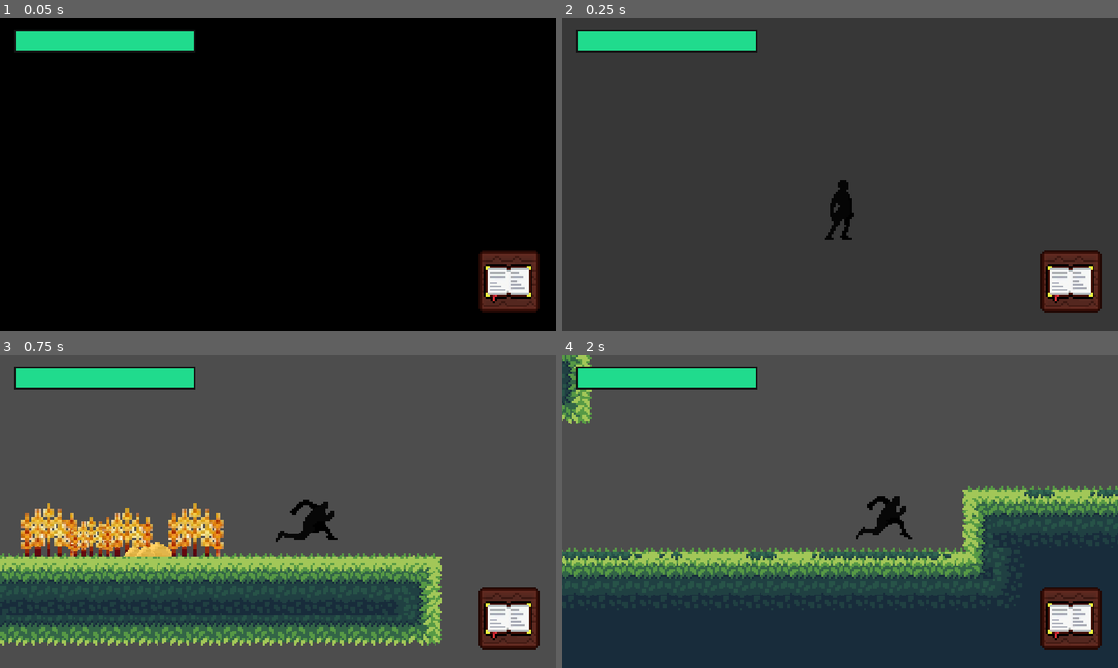
Above: before the commit, frames 1-4 (two rows, left to right).
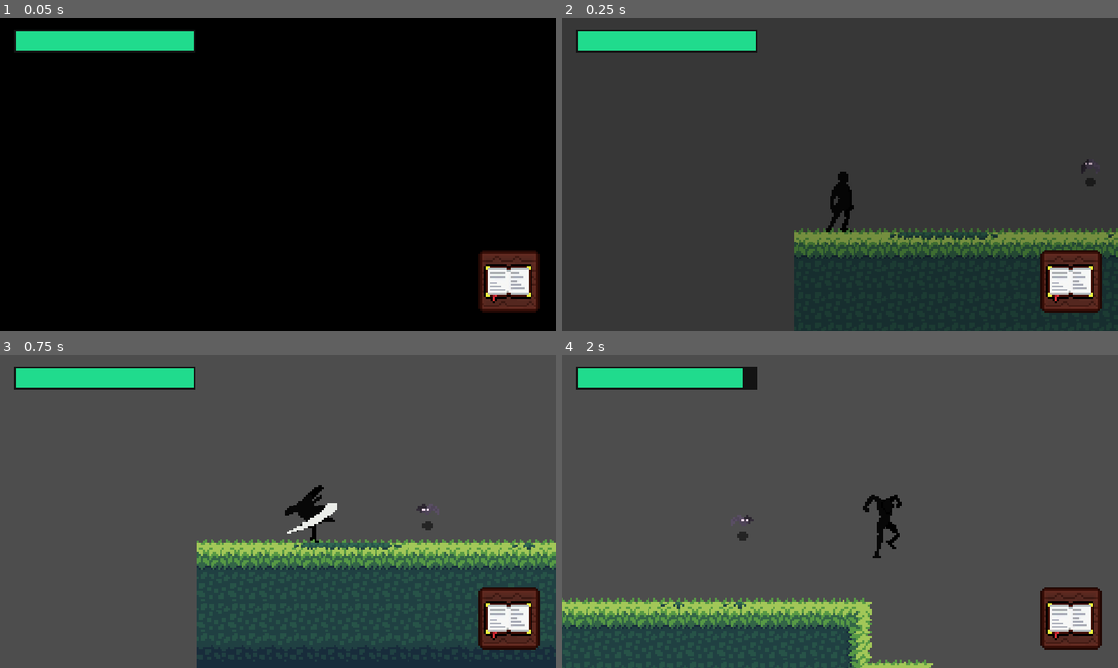
Above: after the commit, the same moments.

Repository: youswiftlmao/sillouette-chef
Game: Godot game, scene res://scenes/game.tscn
Two runs of this game, one before a commit and one after it. Both use one fixed random seed, a clock stepped at 60 frames per second and the inputs below.
Inputs:
- Up to frame 1 (0.05 s): no input
- Up to frame 2 (0.25 s): no input
- Up to frame 3 (0.75 s): tap Enter at 0.5 s; hold D (right) from 0.53 s (still down); tap E (attack, bound only after the commit) at 0.6 s
- Up to frame 4 (2 s): keep holding D (right); tap W (jump) at 0.77, 1.52 s; tap E (attack, bound only after the commit) at 1.35 s

Frame 1 is identical in both runs. In frame 2, 15% of the frame differs, in the area x 41-100%, y 45-100%; in frame 3, 32%; in frame 4, 38%, in the area x 0-100%, y 0-100%.

Commit message:
finished combat system added 1 basic enemie implement multiple attack animations will soon start damgaged and dead aniamtions

Diff:
--- a/project.godot
+++ b/project.godot
@@ -18,6 +18,7 @@
 [autoload]
 
 Transition="*uid://dl1h7fvseytw0"
+Gobal="*uid://dvm78pod3dnj8"
 
 [display]
 
@@ -32,6 +33,7 @@
 jump={
 "deadzone": 0.2,
 "events": [Object(InputEventKey,"resource_local_to_scene":false,"resource_name":"","device":-1,"window_id":0,"alt_press …(192 unchanged characters)…
+, Object(InputEventKey,"resource_local_to_scene":false,"resource_name":"","device":-1,"window_id":0,"alt_pressed":false,"shift_pressed":false,"ctrl_pressed":false,"meta_pressed":false,"pressed":false,"keycode":0,"physical_keycode":32,"key_label":0,"unicode":32,"location":0,"echo":false,"script":null)
 ]
 }
 left={
@@ -42,6 +44,17 @@
 right={
 "deadzone": 0.2,
 "events": [Object(InputEventKey,"resource_local_to_scene":false,"resource_name":"","device":-1,"window_id":0,"alt_press …(192 unchanged characters)…
+]
+}
+test={
+"deadzone": 0.2,
+"events": [Object(InputEventKey,"resource_local_to_scene":false,"resource_name":"","device":-1,"window_id":0,"alt_pressed":false,"shift_pressed":false,"ctrl_pressed":false,"meta_pressed":false,"pressed":false,"keycode":0,"physical_keycode":88,"key_label":0,"unicode":120,"location":0,"echo":false,"script":null)
+]
+}
+attack={
+"deadzone": 0.2,
+"events": [Object(InputEventKey,"resource_local_to_scene":false,"resource_name":"","device":-1,"window_id":0,"alt_pressed":false,"shift_pressed":false,"ctrl_pressed":false,"meta_pressed":false,"pressed":false,"keycode":0,"physical_keycode":69,"key_label":0,"unicode":101,"location":0,"echo":false,"script":null)
+, Object(InputEventMouseButton,"resource_local_to_scene":false,"resource_name":"","device":-1,"window_id":0,"alt_pressed":false,"shift_pressed":false,"ctrl_pressed":false,"meta_pressed":false,"button_mask":0,"position":Vector2(0, 0),"global_position":Vector2(0, 0),"factor":1.0,"button_index":2,"canceled":false,"pressed":false,"double_click":false,"script":null)
 ]
 }
 
--- a/scenes/bat.tscn
+++ b/scenes/bat.tscn
@@ -160,5 +160,11 @@
 scale = Vector2(1.3124406, 1.3124406)
 shape = SubResource("CircleShape2D_48wkk")
 
+[node name="takedamage cd" type="Timer" parent="." unique_id=1218894]
+wait_time = 0.6
+
 [connection signal="body_entered" from="detection area" to="." method="_on_detection_area_body_entered"]
 [connection signal="body_exited" from="detection area" to="." method="_on_detection_area_body_exited"]
+[connection signal="body_entered" from="bathitbox" to="." method="_on_bathitbox_body_entered"]
+[connection signal="body_exited" from="bathitbox" to="." method="_on_bathitbox_body_exited"]
+[connection signal="timeout" from="takedamage cd" to="." method="_on_takedamage_cd_timeout"]
--- a/scenes/game.tscn
+++ b/scenes/game.tscn
@@ -998,7 +998,7 @@
 script = ExtResource("1_ca42v")
 
 [node name="thechef" parent="." unique_id=241996407 instance=ExtResource("1_uwrxv")]
-position = Vector2(2025, -332)
+position = Vector2(-88, -40)
 
 [node name="TileMap" type="TileMap" parent="." unique_id=2128948057]
 tile_set = SubResource("TileSet_lbhrr")
--- a/scenes/healthbar.tscn
+++ b/scenes/healthbar.tscn
@@ -43,7 +43,7 @@
 show_percentage = false
 
 [node name="Timer" type="Timer" parent="." unique_id=696551953]
-wait_time = 0.582
+wait_time = 0.7
 one_shot = true
 
 [connection signal="timeout" from="Timer" to="." method="_on_timer_timeout"]
--- a/scenes/thechef.tscn
+++ b/scenes/thechef.tscn
@@ -2,6 +2,7 @@
 
 [ext_resource type="Texture2D" uid="uid://c5n3iurquxki6" path="res://assets/P_Idle.png" id="1_bhwxj"]
 [ext_resource type="Script" uid="uid://b73pewmid10af" path="res://scripts/player.gd" id="1_keyna"]
+[ext_resource type="Texture2D" uid="uid://be8redmbe1col" path="res://assets/P_FullCombo.png" id="2_e6ydx"]
 [ext_resource type="Texture2D" uid="uid://bde7ey3v4yryp" path="res://assets/P_Run.png" id="2_owqyi"]
 [ext_resource type="Texture2D" uid="uid://cfq0vxihvspk3" path="res://assets/P_Fall.png" id="3_ut53c"]
 [ext_resource type="AudioStream" uid="uid://bwqwqhuw1p0lf" path="res://sounds/sound3.mp3" id="5_oaxxh"]
@@ -16,6 +17,82 @@
 [ext_resource type="Texture2D" uid="uid://bvhfw81gwrpnx" path="res://assets/DONE.png" id="14_gjg41"]
 [ext_resource type="PackedScene" uid="uid://jcangal3rt4t" path="res://scenes/healthbar.tscn" id="15_pm1cm"]
 
+[sub_resource type="AtlasTexture" id="AtlasTexture_e8iao"]
+atlas = ExtResource("2_e6ydx")
+region = Rect2(5, 0, 85, 32)
+
+[sub_resource type="AtlasTexture" id="AtlasTexture_yjsmm"]
+atlas = ExtResource("2_e6ydx")
+region = Rect2(5, 32, 85, 32)
+
+[sub_resource type="AtlasTexture" id="AtlasTexture_3uxqh"]
+atlas = ExtResource("2_e6ydx")
+region = Rect2(5, 64, 85, 32)
+
+[sub_resource type="AtlasTexture" id="AtlasTexture_gjg41"]
+atlas = ExtResource("2_e6ydx")
+region = Rect2(5, 96, 85, 32)
+
+[sub_resource type="AtlasTexture" id="AtlasTexture_f5hhq"]
+atlas = ExtResource("2_e6ydx")
+region = Rect2(120, 96, 115, 32)
+
+[sub_resource type="AtlasTexture" id="AtlasTexture_d5wwt"]
+atlas = ExtResource("2_e6ydx")
+region = Rect2(120, 128, 115, 32)
+
+[sub_resource type="AtlasTexture" id="AtlasTexture_kajp4"]
+atlas = ExtResource("2_e6ydx")
+region = Rect2(273, 0, 67, 32)
+
+[sub_resource type="AtlasTexture" id="AtlasTexture_qdav2"]
+atlas = ExtResource("2_e6ydx")
+region = Rect2(273, 32, 67, 32)
+
+[sub_resource type="AtlasTexture" id="AtlasTexture_y2fax"]
+atlas = ExtResource("2_e6ydx")
+region = Rect2(273, 64, 67, 32)
+
+[sub_resource type="AtlasTexture" id="AtlasTexture_t2wn3"]
+atlas = ExtResource("2_e6ydx")
+region = Rect2(396, 0, 79, 32)
+
+[sub_resource type="AtlasTexture" id="AtlasTexture_77doc"]
+atlas = ExtResource("2_e6ydx")
+region = Rect2(396, 64, 79, 32)
+
+[sub_resource type="AtlasTexture" id="AtlasTexture_uqlul"]
+atlas = ExtResource("2_e6ydx")
+region = Rect2(396, 96, 79, 32)
+
+[sub_resource type="AtlasTexture" id="AtlasTexture_7mheo"]
+atlas = ExtResource("2_e6ydx")
+region = Rect2(396, 128, 79, 32)
+
+[sub_resource type="AtlasTexture" id="AtlasTexture_17q5d"]
+atlas = ExtResource("2_e6ydx")
+region = Rect2(530, 0, 61, 32)
+
+[sub_resource type="AtlasTexture" id="AtlasTexture_wkh32"]
+atlas = ExtResource("2_e6ydx")
+region = Rect2(1040, 0, 79, 32)
+
+[sub_resource type="AtlasTexture" id="AtlasTexture_b66hn"]
+atlas = ExtResource("2_e6ydx")
+region = Rect2(1040, 32, 79, 32)
+
+[sub_resource type="AtlasTexture" id="AtlasTexture_w2v21"]
+atlas = ExtResource("2_e6ydx")
+region = Rect2(1040, 64, 79, 32)
+
+[sub_resource type="AtlasTexture" id="AtlasTexture_n2467"]
+atlas = ExtResource("2_e6ydx")
+region = Rect2(1040, 96, 79, 32)
+
+[sub_resource type="AtlasTexture" id="AtlasTexture_g5tfv"]
+atlas = ExtResource("2_e6ydx")
+region = Rect2(1040, 128, 79, 32)
+
 [sub_resource type="AtlasTexture" id="AtlasTexture_md6kr"]
 atlas = ExtResource("1_bhwxj")
 region = Rect2(0, 0, 32, 32)
@@ -98,6 +175,83 @@
 
 [sub_resource type="SpriteFrames" id="SpriteFrames_lrinr"]
 animations = [{
+"frames": [{
+"duration": 1.0,
+"texture": SubResource("AtlasTexture_e8iao")
+}, {
+"duration": 1.0,
+"texture": SubResource("AtlasTexture_yjsmm")
+}, {
+"duration": 1.0,
+"texture": SubResource("AtlasTexture_3uxqh")
+}, {
+"duration": 1.0,
+"texture": SubResource("AtlasTexture_gjg41")
+}],
+"loop": false,
+"name": &"attack1",
+"speed": 9.0
+}, {
+"frames": [{
+"duration": 1.0,
+"texture": SubResource("AtlasTexture_f5hhq")
+}, {
+"duration": 1.0,
+"texture": SubResource("AtlasTexture_d5wwt")
+}, {
+"duration": 1.0,
+"texture": SubResource("AtlasTexture_kajp4")
+}, {
+"duration": 1.0,
+"texture": SubResource("AtlasTexture_qdav2")
+}, {
+"duration": 1.0,
+"texture": SubResource("AtlasTexture_y2fax")
+}],
+"loop": false,
+"name": &"attack2",
+"speed": 9.0
+}, {
+"frames": [{
+"duration": 1.0,
+"texture": SubResource("AtlasTexture_t2wn3")
+}, {
+"duration": 1.0,
+"texture": SubResource("AtlasTexture_77doc")
+}, {
+"duration": 1.0,
+"texture": SubResource("AtlasTexture_uqlul")
+}, {
+"duration": 1.0,
+"texture": SubResource("AtlasTexture_7mheo")
+}, {
+"duration": 1.0,
+"texture": SubResource("AtlasTexture_17q5d")
+}],
+"loop": false,
+"name": &"attack3",
+"speed": 9.0
+}, {
+"frames": [{
+"duration": 1.0,
+"texture": SubResource("AtlasTexture_wkh32")
+}, {
+"duration": 1.0,
+"texture": SubResource("AtlasTexture_b66hn")
+}, {
+"duration": 1.0,
+"texture": SubResource("AtlasTexture_w2v21")
+}, {
+"duration": 1.0,
+"texture": SubResource("AtlasTexture_n2467")
+}, {
+"duration": 1.0,
+"texture": SubResource("AtlasTexture_g5tfv")
+}],
+"loop": false,
+"name": &"attack4",
+"speed": 9.0
+}, {
 "frames": [{
 "duration": 1.0,
 "texture": SubResource("AtlasTexture_md6kr")
@@ -233,25 +387,25 @@
 }
 
 [sub_resource type="CircleShape2D" id="CircleShape2D_pm1cm"]
-radius = 18.0
+radius = 24.738634
 
 [node name="thechef" type="CharacterBody2D" unique_id=241996407]
 script = ExtResource("1_keyna")
 
 [node name="chef" type="AnimatedSprite2D" parent="." unique_id=2119319736]
-position = Vector2(0, -16)
 sprite_frames = SubResource("SpriteFrames_lrinr")
-animation = &"run"
+animation = &"attack1"
 autoplay = "idle"
+frame = 3
+frame_progress = 1.0
 
 [node name="Camera2D" type="Camera2D" parent="." unique_id=1941308865]
-position = Vector2(0, -18)
 zoom = Vector2(4, 4)
 position_smoothing_enabled = true
 position_smoothing_speed = 7.0
 
 [node name="CollisionShape2D2" type="CollisionShape2D" parent="." unique_id=719749520]
-position = Vector2(0, -15)
+position = Vector2(0, 1)
 shape = SubResource("RectangleShape2D_keyna")
 
 [node name="jump" type="AudioStreamPlayer2D" parent="." unique_id=278766423]
@@ -412,13 +566,22 @@
 scale = Vector2(1.5363446, 1.5363446)
 
 [node name="players_hitbox" type="Area2D" parent="." unique_id=1838671487]
+position = Vector2(0, 16)
 
 [node name="CollisionShape2D" type="CollisionShape2D" parent="players_hitbox" unique_id=1479626788]
 position = Vector2(0, -15)
 shape = SubResource("CircleShape2D_pm1cm")
+
+[node name="ATTACKCD" type="Timer" parent="." unique_id=1902029448]
+wait_time = 0.5
+
+[node name="deal_atc_damage" type="Timer" parent="." unique_id=293703250]
+wait_time = 0.5
 
 [connection signal="timeout" from="FootstepTimer" to="." method="_on_time_footstep_timer_timeout"]
 [connection signal="pressed" from="CanvasLayer/toggleinv" to="CanvasLayer" method="_on_toggleinv_pressed"]
 [connection signal="pressed" from="CanvasLayer/inv2/inv" to="CanvasLayer" method="_on_inv_pressed"]
 [connection signal="body_entered" from="players_hitbox" to="." method="_on_players_hitbox_body_entered"]
 [connection signal="body_exited" from="players_hitbox" to="." method="_on_players_hitbox_body_exited"]
+[connection signal="timeout" from="ATTACKCD" to="." method="_on_attackcd_timeout"]
+[connection signal="timeout" from="deal_atc_damage" to="." method="_on_deal_atc_damage_timeout"]
--- a/scripts/bat.gd
+++ b/scripts/bat.gd
@@ -4,10 +4,14 @@
 var playerchase = false
 var player = null
 
+var health = 100
+var playerinattackzone = false
+var cantakedamage = true
+func  _physics_process(delta: float) -> void:
+	deal_with_damage()
 
-
-
-func  _physics_process(delta: float) -> void:
+	if health <= 0 :
+		self.queue_free()
 	if playerchase:
 		position +=(player.position - position)/speed
 
@@ -24,3 +28,27 @@
 func _on_detection_area_body_exited(body: Node2D) -> void:
 	player = null
 	playerchase = false
+func bat():
+	pass
+
+
+func _on_bathitbox_body_entered(body: Node2D) -> void:
+	if body.has_method("player") :
+		playerinattackzone = true
+
+
+func _on_bathitbox_body_exited(body: Node2D) -> void:
+	if body.has_method("player") :
+		playerinattackzone = false
+
+func deal_with_damage():
+	if playerinattackzone and Gobal.chef_current_attack == true:
+		if cantakedamage == true :
+			health -= 35
+			$"takedamage cd".start()
+			cantakedamage = false
+			print("bat hp = ,", health)
+
+
+func _on_takedamage_cd_timeout() -> void:
+	cantakedamage = true
--- /dev/null
+++ b/scripts/gobal.gd
@@ -0,0 +1,3 @@
+extends Node
+
+var chef_current_attack  = false
--- a/scripts/healthbar.gd
+++ b/scripts/healthbar.gd
@@ -3,15 +3,17 @@
 
 @onready var damagebar: ProgressBar = $damagebar
 @onready var timer: Timer = $Timer
-var prevhealth = float(health)
 var health := 100 : set = _set_health
+var prevhealth := 100
+var damage_speed := 80.0
+var waiting := false
+
 
 func _set_health(new_health):
-	var prevhealth = float(health)
-
 	if max_value == 0:
 		max_value = 100
 
+	prevhealth = health
 	health = clamp(new_health, 0, max_value)
 	value = health
 
@@ -19,10 +21,8 @@
 		queue_free()
 
 	if health < prevhealth:
-		timer.start()
-	else:
-		damagebar.value = health
-
+		# optional delay before damage bar starts moving
+		await get_tree().create_timer(0.3).timeout
 func init_health(_health):
 	health = _health
 	max_value = health
@@ -33,3 +33,6 @@
 
 func _on_timer_timeout() -> void:
 	damagebar.value = health
+func _process(delta):
+	if damagebar.value > health:
+		damagebar.value = move_toward(damagebar.value, health, damage_speed * delta)
--- a/scripts/player.gd
+++ b/scripts/player.gd
@@ -7,8 +7,10 @@
 var health = 100
 
 var bat_inattackrange = false
-var bat_cooldown = true
+var bat_atckcooldown = true
 var playeralive = true
+var attackip = false
+
 
 @onready var chef: AnimatedSprite2D = $chef
 @onready var healthbar: ProgressBar = $CanvasLayer/healthbar
@@ -23,11 +25,18 @@
 
 func _ready() -> void:
 	updhp()
+	randomize()
 
 func _physics_process(delta: float) -> void:
-	if health <= 0 :
+
+	enemyattack()
+	updhp()
+	attack()
+	if health <= 0 and playeralive:
+		playeralive = false
+		health = 0
+		set_physics_process(false)
 		Transition.reset_scene()
-	# Add the gravity.
 	if not is_on_floor():
 		velocity += get_gravity() * delta
 		# sfx for ump landing cuz idk where 2 put it
@@ -52,7 +61,9 @@
 
 	#animations
 	if is_on_floor():
-		if direction == 0:
+		if attackip:
+			pass
+		elif direction == 0:
 			chef.play("idle")
 			$Footstep.stop()
 			$FootstepTimer.stop()
@@ -62,7 +73,6 @@
 			if $FootstepTimer.is_stopped():
 				$Footstep.play()      # instant first step
 				$FootstepTimer.start()
-
 	else:
 		$Footstep.stop()
 		$FootstepTimer.stop()
@@ -124,4 +134,26 @@
 	if body.has_method("bat"):
 		bat_inattackrange = false
 func enemyattack():
-	pass
+	if bat_inattackrange and bat_atckcooldown == true :
+		health -= 7
+		bat_atckcooldown = false
+		$ATTACKCD.start()
+		print("chef took damage", health)
+
+
+func _on_attackcd_timeout() -> void:
+	bat_atckcooldown = true
+
+func attack():
+	if Input.is_action_just_pressed("attack") and not attackip :
+		Gobal.chef_current_attack = true
+		attackip = true
+
+		var attack_num = randi() % 4 + 1  # gives 1–4
+		$chef.play("attack" + str(attack_num))
+		$deal_atc_damage.start()
+
+func _on_deal_atc_damage_timeout() -> void:
+	$deal_atc_damage.stop()
+	Gobal.chef_current_attack = false
+	attackip = false
Not shown, added: scripts/gobal.gd.uid
